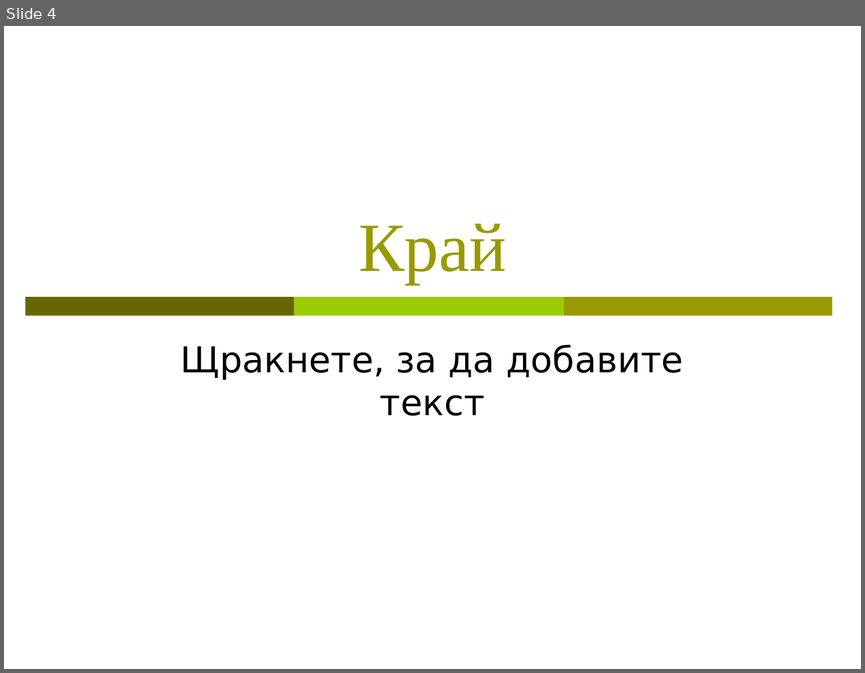
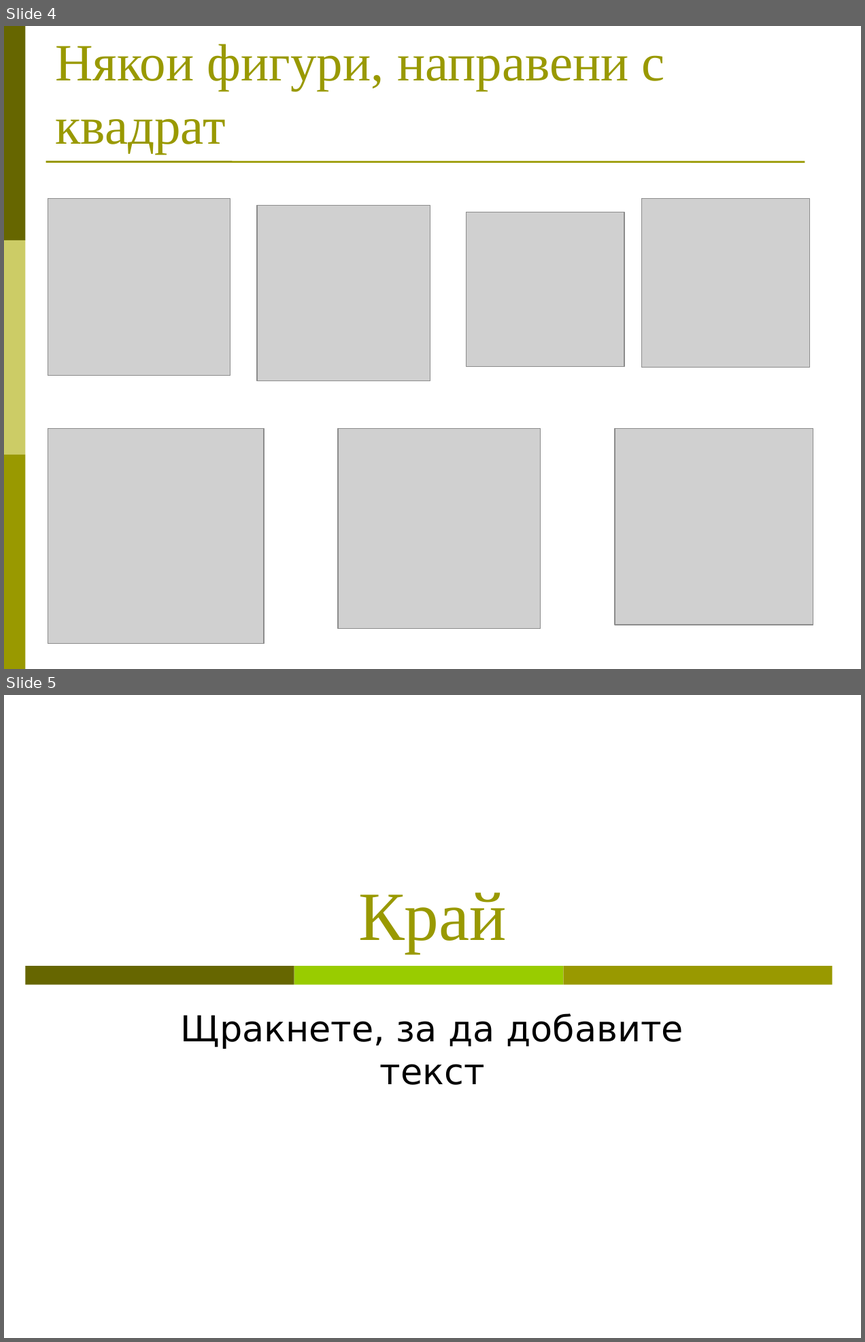
Before and after one commit to BG-IT-Edu/Free-Content, a slide deck: dmanolov/Информатика 8 клас (JavaScript)/03.Алгоритми/03.05.Команда за извикване на подалгоритъм.ppt. Shown one above the other, each under a label of ours: slide 4 before the commit, slides 4 and 5 after it. The pictures are 865x673 and 865x1342 pixels, drawn with LibreOffice and Linux fonts; fonts in the diff are those of the drawing; grey boxes stand for pictures. Boxes give left, top, right and bottom in pixels: in the first picture for what was removed or moved away, otherwise in the second. Text is boxed around its words. In the diff, an @@ line names an element or a change of style, - is before the commit and + after.

```diff
--- a/dmanolov/Информатика 8 клас (JavaScript)/03.Алгоритми/03.05.Команда за извикване на подалгоритъм.ppt
+++ b/dmanolov/Информатика 8 клас (JavaScript)/03.Алгоритми/03.05.Команда за извикване на подалгоритъм.ppt
@@ slide 4 added at (4,26,861,669), background #FFFFFF @@
@@ rectangle added at (4,26,26,240), fill #666600 @@
@@ title added at (55,44,665,154), 44 pt, text #999900 @@
+Някои фигури, направени с квадрат
@@ line added from (47, 161) to (804, 162), #999900 1.5 pt @@
@@ picture added at (48,198,230,375) @@
@@ picture added at (257,205,430,381) @@
@@ picture added at (641,198,809,367) @@
@@ picture added at (466,212,623,366) @@
@@ rectangle added at (4,240,26,454), fill #CCCC66 @@
@@ picture added at (48,428,264,643) @@
@@ picture added at (338,428,541,628) @@
@@ picture added at (615,428,813,624) @@
@@ rectangle added at (4,454,26,669), fill #999900 @@
@@ what was slide 4 is now slide 5 @@
```
Also in this commit, not shown: 13 other files.
